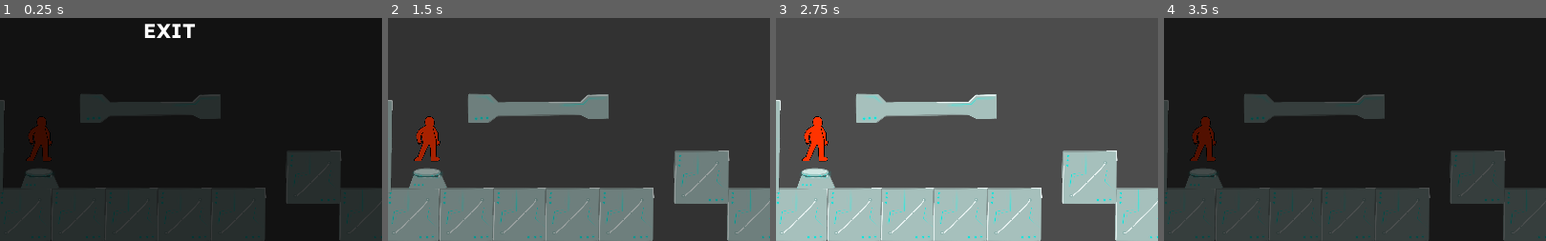
Above: before the commit, frames 1-4 (left to right).
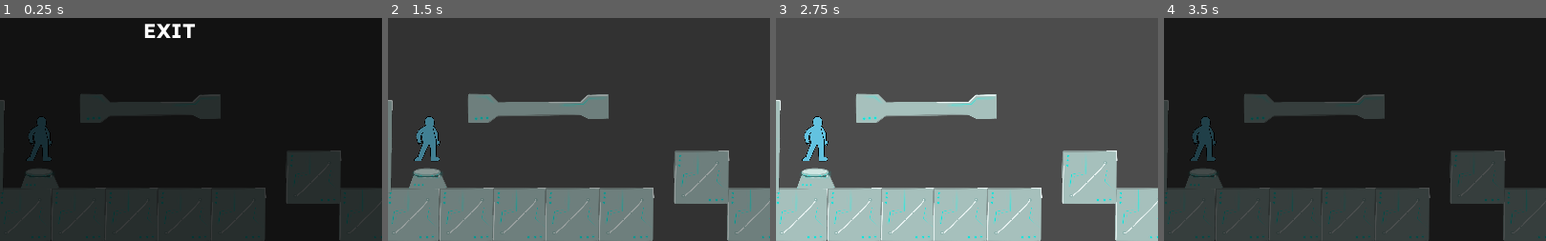
Above: after the commit, the same moments.

Repository: gobggj2022/GGJ-
Game: Godot game, scene res://src/Main/Game.tscn
The game is run twice, just before and just after one commit, with the same random seed, the same clock (stepped at 60 frames per second) and the same inputs.
Inputs:
- Up to frame 1 (0.25 s): no input
- Up to frame 2 (1.5 s): click "PLAY" at 0.5 s; click "PLAY" at 1.25 s
- Up to frame 3 (2.75 s): hold Right (ui_right) from 2.03 s (still down); tap Space (ui_select) at 2.27 s
- Up to frame 4 (3.5 s): keep holding Right (ui_right); tap Enter at 2.75 s; tap Space (ui_select) at 3.02 s
The pictures show only the part of the screen within x 0-50%, y 50-100%; the shares and areas given below are measured in that part.

The runs differ from the first frame. In frame 1, 0.7% of the frame differs, in the area x 7-14%, y 44-65%; in frame 2, 0.7%; in frame 3, 0.7%; in frame 4, 0.7%.

Commit message:
player color chnage

Diff:
--- /dev/null
+++ b/assets/PlayerSpriteBlue.tres
@@ -0,0 +1,54 @@
+[gd_resource type="SpriteFrames" load_steps=20 format=2]
+
+[ext_resource path="res://assets/sprites/SPRITES-blue_0007_Jump-4.png" type="Texture" id=1]
+[ext_resource path="res://assets/sprites/SPRITES-blue_0002_Dead-3.png" type="Texture" id=2]
+[ext_resource path="res://assets/sprites/SPRITES-blue_0003_Dead-2.png" type="Texture" id=3]
+[ext_resource path="res://assets/sprites/SPRITES-blue_0006_Idle-1.png" type="Texture" id=4]
+[ext_resource path="res://assets/sprites/SPRITES-blue_0001_Dead-4.png" type="Texture" id=5]
+[ext_resource path="res://assets/sprites/SPRITES-blue_0017_Run-1.png" type="Texture" id=6]
+[ext_resource path="res://assets/sprites/SPRITES-blue_0004_Dead-1.png" type="Texture" id=7]
+[ext_resource path="res://assets/sprites/SPRITES-blue_0005_Idle-2.png" type="Texture" id=8]
+[ext_resource path="res://assets/sprites/SPRITES-blue_0000_Sneak.png" type="Texture" id=9]
+[ext_resource path="res://assets/sprites/SPRITES-blue_0010_Jump-1.png" type="Texture" id=10]
+[ext_resource path="res://assets/sprites/SPRITES-blue_0016_Run-2.png" type="Texture" id=11]
+[ext_resource path="res://assets/sprites/SPRITES-blue_0011_Run-7.png" type="Texture" id=12]
+[ext_resource path="res://assets/sprites/SPRITES-blue_0012_Run-6.png" type="Texture" id=13]
+[ext_resource path="res://assets/sprites/SPRITES-blue_0013_Run-5.png" type="Texture" id=14]
+[ext_resource path="res://assets/sprites/SPRITES-blue_0014_Run-4.png" type="Texture" id=15]
+[ext_resource path="res://assets/sprites/SPRITES-blue_0015_Run-3.png" type="Texture" id=16]
+[ext_resource path="res://assets/sprites/SPRITES-blue_0009_Jump-2.png" type="Texture" id=17]
+[ext_resource path="res://assets/sprites/SPRITES-blue_0008_Jump-3.png" type="Texture" id=18]
+[ext_resource path="res://assets/sprites/SPRITES-blue_0_dash.png" type="Texture" id=19]
+
+[resource]
+animations = [ {
+"frames": [ ExtResource( 6 ), ExtResource( 11 ), ExtResource( 16 ), ExtResource( 15 ), ExtResource( 14 ), ExtResource( 13 ), ExtResource( 12 ) ],
+"loop": true,
+"name": "run",
+"speed": 9.0
+}, {
+"frames": [ ExtResource( 9 ) ],
+"loop": false,
+"name": "sneak",
+"speed": 5.0
+}, {
+"frames": [ ExtResource( 7 ), ExtResource( 3 ), ExtResource( 2 ), ExtResource( 5 ) ],
+"loop": false,
+"name": "death",
+"speed": 5.0
+}, {
+"frames": [ ExtResource( 10 ), ExtResource( 17 ), ExtResource( 18 ), ExtResource( 1 ) ],
+"loop": false,
+"name": "jump",
+"speed": 8.0
+}, {
+"frames": [ ExtResource( 4 ), ExtResource( 8 ) ],
+"loop": true,
+"name": "idle",
+"speed": 4.0
+}, {
+"frames": [ ExtResource( 19 ) ],
+"loop": true,
+"name": "dash",
+"speed": 5.0
+} ]
--- a/src/Main/SideManager.gd
+++ b/src/Main/SideManager.gd
@@ -8,8 +8,19 @@
 	print("hey")
 
 func turnDark():
-	isDark = true
-	_updateStatus()
+    if (!isDark):
+        isDark = true
+        _updateStatus()
+
+func turnClear():
+    if (isDark):
+        isDark = false
+        _updateStatus()
+
+func toggle():
+    if (isDark):
+        isDark = !isDark
+        _updateStatus()
 
 func _updateStatus():
 	emit_signal('side_switch', isDark)
--- a/src/Player/GhostPlayer.tscn
+++ b/src/Player/GhostPlayer.tscn
@@ -1,6 +1,6 @@
 [gd_scene load_steps=5 format=2]
 
-[ext_resource path="res://assets/PlayerSprite.tres" type="SpriteFrames" id=1]
+[ext_resource path="res://assets/PlayerSpriteBlue.tres" type="SpriteFrames" id=1]
 [ext_resource path="res://src/Player/Player.gd" type="Script" id=2]
 
 [sub_resource type="RectangleShape2D" id=1]
--- a/src/Player/Player.gd
+++ b/src/Player/Player.gd
@@ -7,10 +7,17 @@
 export (int) var dash_time = 0.01 # in seconds
 export (int) var gravity = 1200
 
-onready var sprite = $AnimatedSprite
+onready var redSprite = $SpriteRed
+onready var blueSprite = $SpriteBlue
 onready var dashTimer: Timer = $DashTimer
 onready var sneakHitbox: CollisionShape2D = get_node("SneakCollisionShape2D")
 onready var normalHitbox: CollisionShape2D = get_node("CollisionShape2D")
+onready var sideManager = get_node("/root/SideManager")
+onready var tween = $Tween
+
+onready var sprite = blueSprite
+
+const transitionDuration = 0.2
 
 enum {IDLE, RUN, JUMP, DASH, SNEAK, DEAD}
 var velocity = Vector2()
@@ -24,6 +31,21 @@
 
 func _ready():
 	sprite.play('idle')
+	redSprite.modulate.a = 0.0
+	sideManager.connect('side_switch', self, '_on_side_update')
+
+func _on_side_update(isDark):
+	var enteringSprite = redSprite if isDark else blueSprite
+	var leavingSprite = blueSprite if isDark else redSprite
+
+	tween.interpolate_property(enteringSprite, "modulate:a", 0.0, 1.0,
+			transitionDuration, Tween.TRANS_QUAD, Tween.EASE_IN_OUT)
+	tween.interpolate_property(leavingSprite, "modulate:a", 1.0, 0.0,
+			transitionDuration, Tween.TRANS_QUAD, Tween.EASE_IN_OUT)
+	tween.start()
+
+	sprite = enteringSprite
+
 
 func saveRecord():
 	var f := File.new()
@@ -35,7 +57,8 @@
 
 func do_record():
 	count += 1
-	save_data[String(count)] = [sprite.current_animation,global_position, sprite.flip_h]
+	print_debug(sprite)
+	save_data[String(count)] = [sprite.animation ,global_position, sprite.flip_h]
 
 func change_state(new_state):
 	if new_state != SNEAK:
--- a/src/Player/Player.tscn
+++ b/src/Player/Player.tscn
@@ -1,7 +1,8 @@
-[gd_scene load_steps=5 format=2]
+[gd_scene load_steps=6 format=2]
 
-[ext_resource path="res://assets/PlayerSprite.tres" type="SpriteFrames" id=1]
+[ext_resource path="res://assets/PlayerSpriteRed.tres" type="SpriteFrames" id=1]
 [ext_resource path="res://src/Player/Player.gd" type="Script" id=2]
+[ext_resource path="res://assets/PlayerSpriteBlue.tres" type="SpriteFrames" id=3]
 
 [sub_resource type="RectangleShape2D" id=1]
 extents = Vector2( 299, 600 )
@@ -29,7 +30,11 @@
 cast_to = Vector2( 0, 19 )
 collision_mask = 8
 
-[node name="AnimatedSprite" type="AnimatedSprite" parent="."]
+[node name="SpriteBlue" type="AnimatedSprite" parent="."]
+frames = ExtResource( 3 )
+animation = "idle"
+
+[node name="SpriteRed" type="AnimatedSprite" parent="."]
 frames = ExtResource( 1 )
 animation = "idle"
 
@@ -37,4 +42,6 @@
 wait_time = 1.5
 one_shot = true
 
+[node name="Tween" type="Tween" parent="."]
+
 [connection signal="timeout" from="DashTimer" to="." method="_on_DashTimer_timeout"]
Renamed: assets/PlayerSprite.tres -> assets/PlayerSpriteRed.tres
Binary file added: assets/sprites/SPRITES-blue_0_dash.png
Not shown, added: assets/sprites/SPRITES-blue_0_dash.png.import
